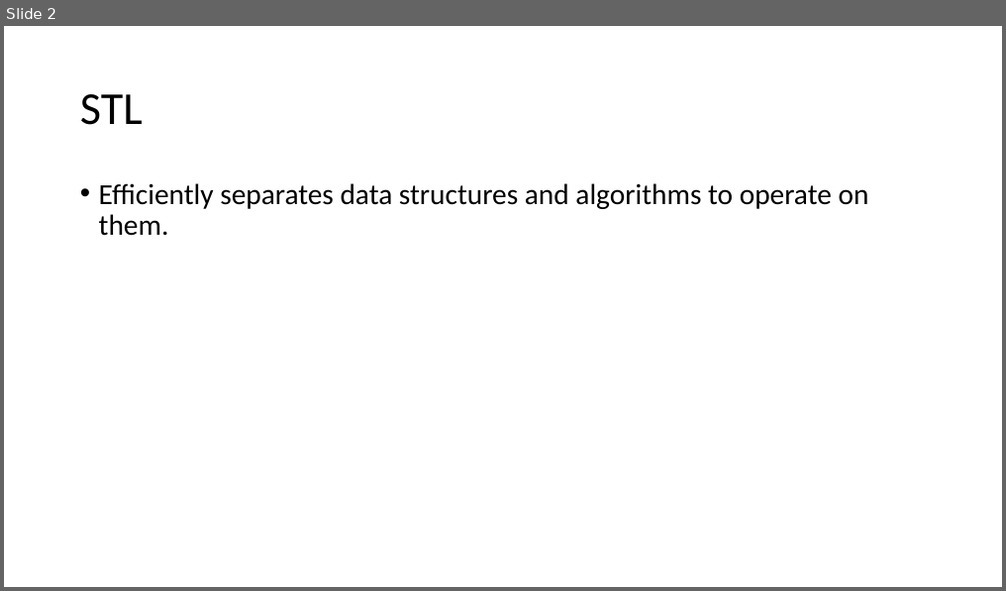
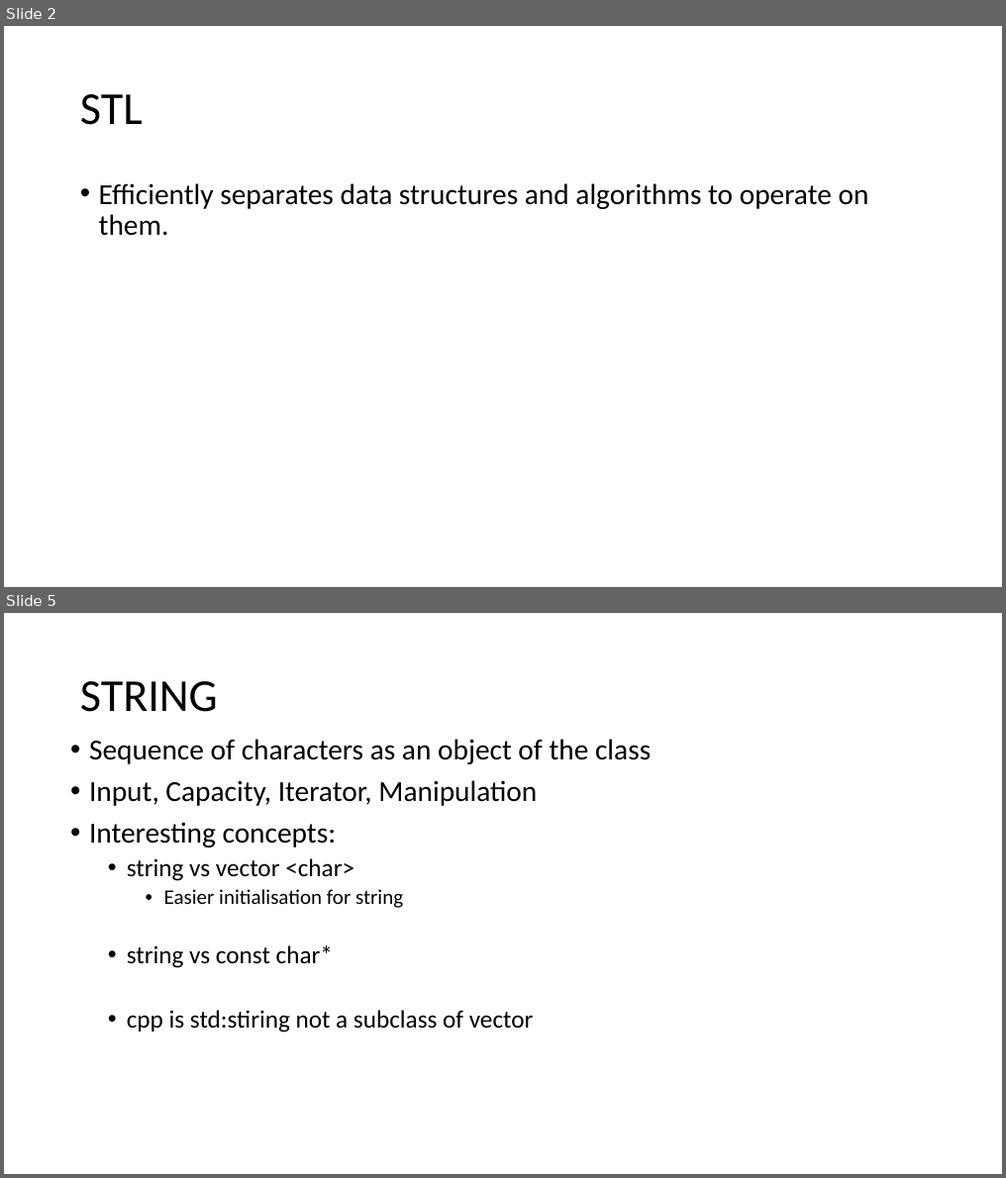
Before and after one commit to muksiddheswar/Tiny-CPP-Examples, a slide deck: CPP-Examples/STL/STL_Presentation.pptx. Shown one above the other, each under a label of ours: slide 2 before the commit, slides 2 and 5 after it; the slides between them are not shown. The pictures are 1006x591 and 1006x1178 pixels, drawn with LibreOffice and Linux fonts; fonts in the diff are those of the drawing. Boxes give left, top, right and bottom in pixels: in the first picture for what was removed or moved away, otherwise in the second. Text is boxed around its words. In the diff, an @@ line names an element or a change of style, - is before the commit and + after.

Commit message:
Finish String outline

```diff
--- a/CPP-Examples/STL/STL_Presentation.pptx
+++ b/CPP-Examples/STL/STL_Presentation.pptx
@@ slide 5 added at (x1=4, y1=613, x2=1002, y2=1174), background #FFFFFF @@
@@ title added at (x1=80, y1=681, x2=218, y2=712), 44 pt, text #000000 @@
+STRING
@@ text added at (x1=89, y1=739, x2=650, y2=1033), 28 pt, text #000000 @@
+• Sequence of characters as an object of the class
+• Input, Capacity, Iterator, Manipulation
+• Interesting concepts:
+  • string vs vector <char>
+    • Easier initialisation for string
+  • string vs const char*
+  • cpp is std:stiring not a subclass of vector
```
Also in this commit, not shown: 2 slides changed, 2 other slides added, 1 slide removed.
